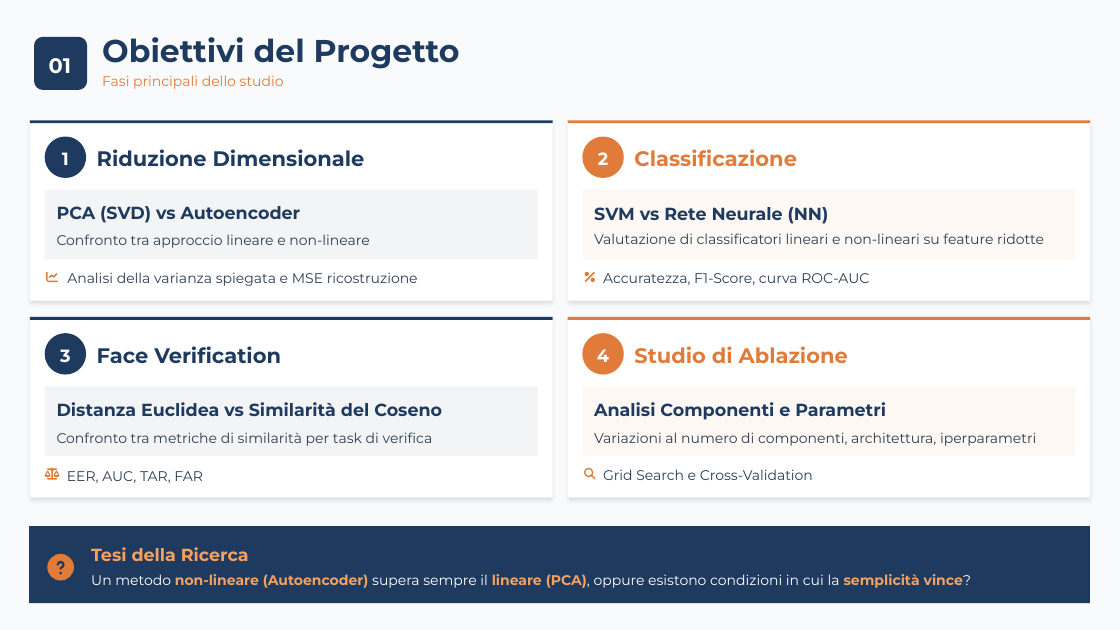
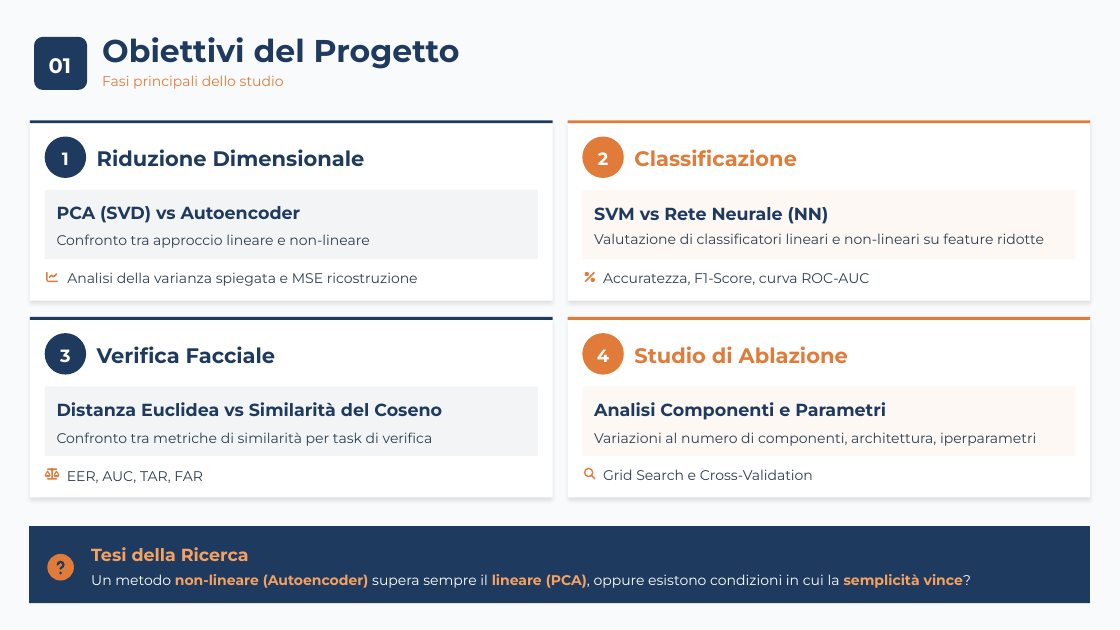
Before and after one commit to carrieroroberto/face-recognition-dimensionality-reduction, a slide deck: slide 3 of results/presentation/Carriero, Leone - Analisi Comparativa per Riduzione Dimensionale, Approccio Lineare e Non-Lineare per Riconoscimento e Verifica Facciale.pptx. Drawn at 1120x630 pixels with LibreOffice and Linux fonts; fonts in the diff are those of the drawing. Boxes give left, top, right and bottom in pixels: in the first picture for what was removed or moved away, otherwise in the second. Text is boxed around its words. In the diff, an @@ line names an element or a change of style, - is before the commit and + after.

```diff
--- a/results/presentation/Carriero, Leone - Analisi Comparativa per Riduzione Dimensionale, Approccio Lineare e Non-Lineare per Riconoscimento e Verifica Facciale.pptx
+++ b/results/presentation/Carriero, Leone - Analisi Comparativa per Riduzione Dimensionale, Approccio Lineare e Non-Lineare per Riconoscimento e Verifica Facciale.pptx
@@ text at (97,346,276,363): text changed @@
-Face Verification
+Verifica Facciale
```
Also in this commit, not shown: 19 other slides changed, 2 other files.
